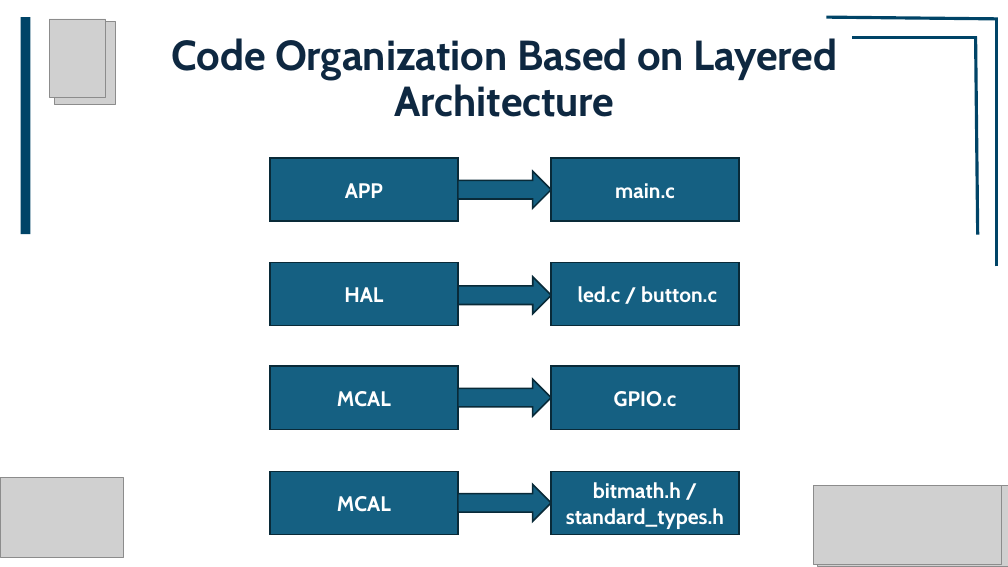
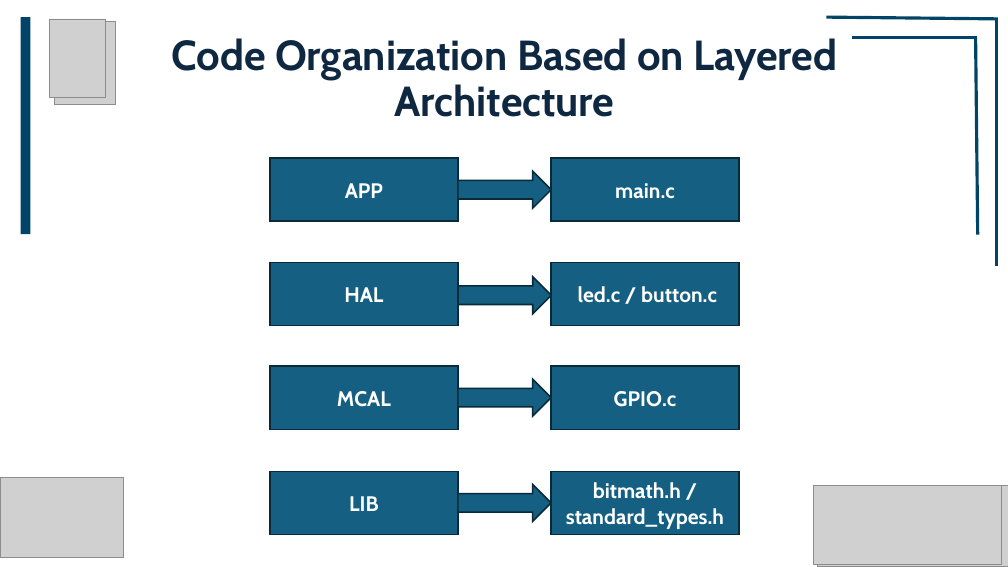
Before and after one commit to youefkh05/IEEE_CUSB26_Embedded, a slide deck: slide 22 of Sessions/4/Session4 Mariam/Session4.pptx. Drawn at 1008x567 pixels with LibreOffice and Linux fonts; fonts in the diff are those of the drawing; grey boxes stand for pictures. Boxes give left, top, right and bottom in pixels: in the first picture for what was removed or moved away, otherwise in the second. Text is boxed around its words. In the diff, an @@ line names an element or a change of style, - is before the commit and + after.

```diff
--- a/Sessions/4/Session4 Mariam/Session4.pptx
+++ b/Sessions/4/Session4 Mariam/Session4.pptx
@@ text in rectangle at bbox=[349, 496, 379, 511]: text changed @@
-MCAL
+LIB
```
Also in this commit, not shown: 8 other slides changed, 3 slides added, 1 slide removed, 1 other file.
